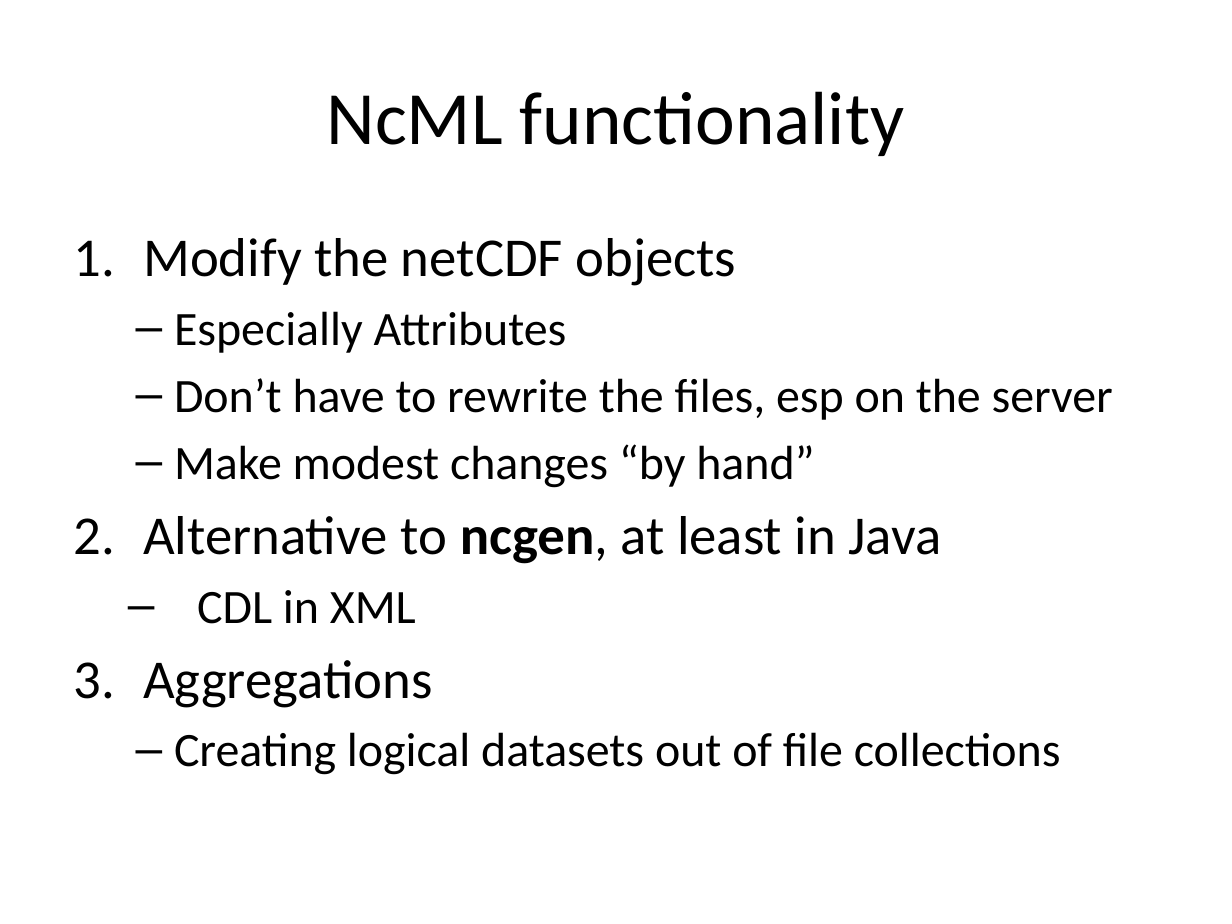
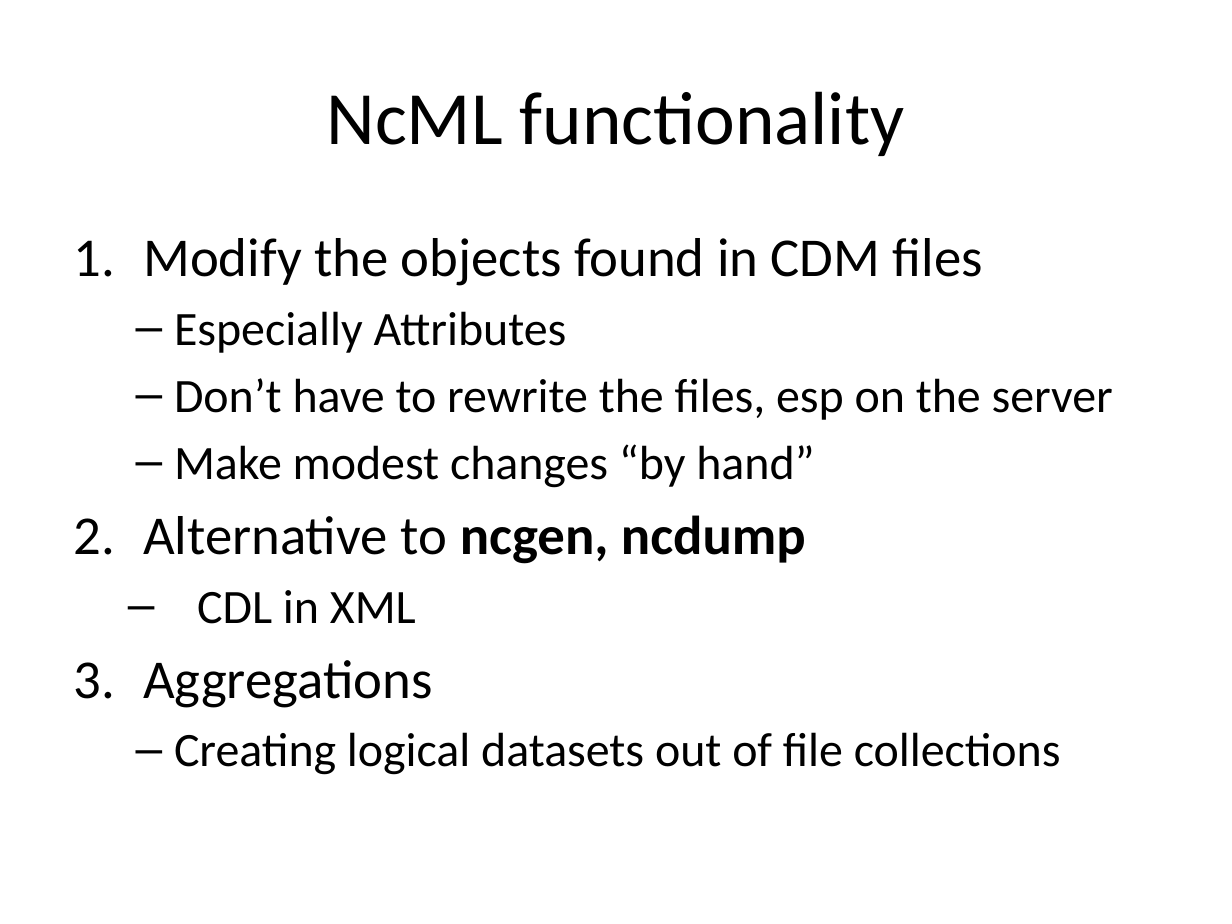
Before and after one commit to Unidata/thredds, a slide deck: slide 2 of docs/web/thredds/tech/tds4.3/tutorial/NcMLvsFeatureCollections.pptx. Drawn at 1232x924 pixels with LibreOffice and Linux fonts; fonts in the diff are those of the drawing. Boxes give left, top, right and bottom in pixels: in the first picture for what was removed or moved away, otherwise in the second. Text is boxed around its words. In the diff, an @@ line names an element or a change of style, - is before the commit and + after.

```diff
--- a/docs/web/thredds/tech/tds4.3/tutorial/NcMLvsFeatureCollections.pptx
+++ b/docs/web/thredds/tech/tds4.3/tutorial/NcMLvsFeatureCollections.pptx
@@ text at bbox=[143, 238, 983, 286]: text changed @@
-1. Modify the netCDF objects
+1. Modify the objects found in CDM files
@@ text at bbox=[143, 515, 806, 564]: text changed @@
-2. Alternative to ncgen, at least in Java
+2. Alternative to ncgen, ncdump
```
Also in this commit, not shown: 3 other slides changed, 1 slide added, 6 other files.
